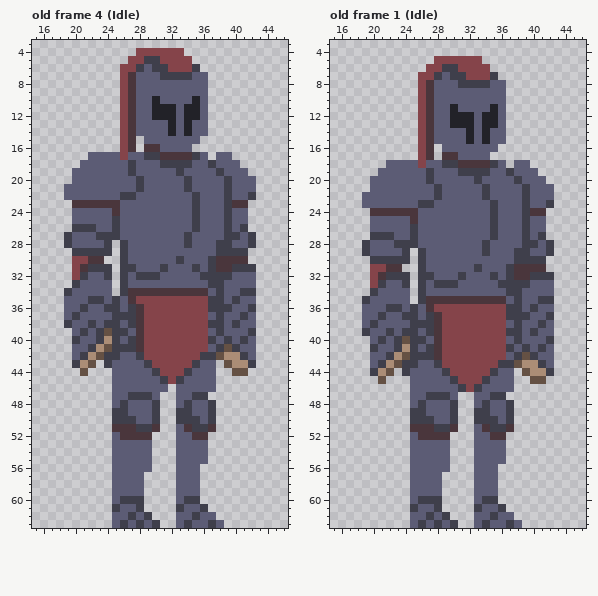
Pixel-art file, stored at Aseprite/MainCharacter.aseprite. That is the earlier state.
64x64 pixels, 29 frames. Shown: old frame 4 (Idle): x 15..46, y 3..63; old frame 1 (Idle): x 15..46, y 3..63. The commit also changed other frames, which this record leaves out.
The result:
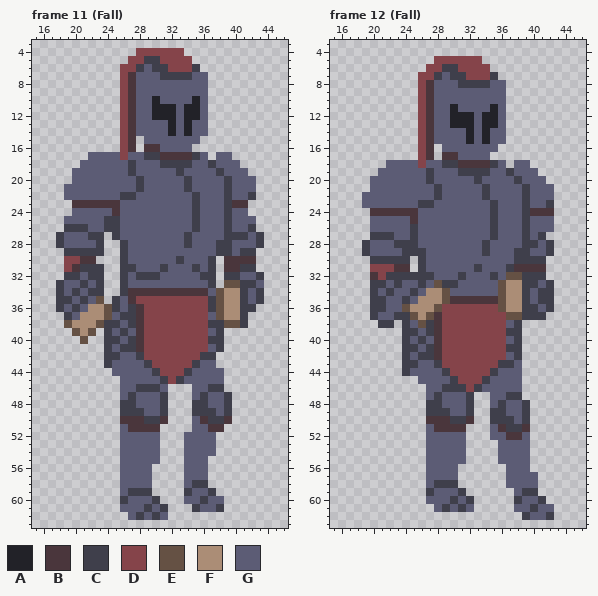
Palette (. is transparent): A #222228  B #4a363c  C #3f3f4b  D #85444a  E #655144  F #ab8d76  G #5c5c75
A new or re-ordered frame is compared with the old frame closest to it.
The commit says: [Cambios a la animacion correr, salto, y caida]
The exact change:
frames 29 -> 30
frames re-ordered
--- frame 11 (Fall) against old frame 4 (Idle)
@@ x 15..46 @@
 24 .....GGGGGBGGGGGGGGGCGGGCGG.....
-25 .....GGGGGCGGGGGGGGGCGGGCGG.....
-26 .....CCCGGCGGGGGGGGGCGGGCGC.....
-27 ....CGGGCCCGGGGGGGGCGGGGCCGC....
-28 ....CGGGGC.CGGGGGGGCGGGCCGGC....
-29 .....CCCCC.CGGGGGGGGGGGCCCC.....
-30 .....DDBB..CGGGGGGCGGGCBBBB.....
-31 .....DBCCC.CCGGGCGGGCGCBBCCC....
-32 .....DCGGC.CGCCCGGGGGCCCCGGG....
-33 .....CGGGG.CGGGGGGGGGGCCGGGG....
-34 ....CGGGGG.CBBBBBBBBBBGCGGCC....
-35 ....GGGCCGCGBDDDDDDDDDCCGCGG....
-36 ....GGCGGCCGCBDDDDDDDDCCCGGC....
-37 ....GCGGGGCCCBDDDDDDDDGCGGCG....
-38 ....CGGCGCCGCBDDDDDDDDCCGCGG....
-39 .....GCGCECCGBDDDDDDDDGCGGGC....
-40 .....CGGCFCGCBDDDDDDDDCGCGCG....
-41 .....GGCFECCCBDDDDDDDDGCECGG....
-42 .....GCFECCGGCDDDDDDDCCEFFCG....
-43 .....CFE.CGGGGCDDDDDCGG.EFFC....
-44 ......E...GGGGGCDDDCGGG..EE.....
-45 ..........GGGGGGCDCGGGG.........
-46 ..........GGGGGGG.GGGGG.........
-47 ..........GGCCCG..GGCC..........
-48 ..........GCGGGC..GCGGC.........
-49 ..........CCGGGC..CCGGC.........
-50 ..........CCCGGC..CCCGC.........
-51 ..........BBBCCB..GBCCB.........
-52 ..........GBBBB...GGBB..........
-53 ..........GGGGG...GGGG..........
-54 ..........GGGGG...GGGG..........
-55 ..........GGGGG...GGGG..........
-56 ..........GGGGG...GGG...........
-57 ..........GGGG....GGG...........
-58 ..........GGGG....GGG...........
-59 ..........GGGG....GGG...........
-60 ..........GCCC....GCC...........
-61 ..........CGGC....CGGC..........
-62 ..........GGCGC...GGCGG.........
-63 ..........GCGCGC..GCGGCG........
+25 ....GGGGGCCGGGGGGGGGCGGGCGGG....
+26 ....CCCGGCCGGGGGGGGGCGGGCGGC....
+27 ...CGGGCC.CGGGGGGGGCGGGGCCCGC...
+28 ...CGGGGC..CGGGGGGGCGGGCCGGGC...
+29 ....CCCCC..CGGGGGGGGGGGCCGCC....
+30 ....DDBB...CGGGGGGCGGGC.BBBB....
+31 ....DBCCC..CCGGGCGGGCGC.BBCC....
+32 ....CCGCC..CGCCCGGGGGCC.CCGGC...
+33 ...CGGCGC..CGGGGGGGGGGC.EECCG...
+34 ...CGCGCC..CBBBBBBBBBBGEFFCGC...
+35 ...CCGCGE.CGBDDDDDDDDDCEFFCGC...
+36 ...CGCGFFECGCBDDDDDDDDCEFFCC....
+37 ....CGFFFEGCCBDDDDDDDDGEFFC.....
+38 ....EFFFECCGCBDDDDDDDDCCEEC.....
+39 .....EFE.CGCGBDDDDDDDDGC........
+40 ......E..CCGCBDDDDDDDDCC........
+41 .........CGCCBDDDDDDDDGC........
+42 .........CCGGCDDDDDDDCC.........
+43 .........CGGGGCDDDDDCGG.........
+44 ..........GGGGGCDDDCGGGG........
+45 ...........GGGGGCDCGGGGG........
+46 ...........GGCCCG...GGCC........
+47 ...........GCGGGC...GCGGC.......
+48 ...........CCGGGC...CCGGC.......
+49 ...........CCCGGC...CCCGC.......
+50 ...........BBBCCB...GBCCB.......
+51 ...........GBBBB....GGBB........
+52 ...........GGGGG...GGGG.........
+53 ...........GGGGG...GGGG.........
+54 ...........GGGGG...GGGG.........
+55 ...........GGGGG...GGG..........
+56 ...........GGGG....GGG..........
+57 ...........GGGG....GGG..........
+58 ...........GGGG....GCC..........
+59 ...........GCCC....CGGC.........
+60 ...........CGGGC...GGCGG........
+61 ...........GGGCGC...CGGC........
+62 ............GCGCG...............
+63 ................................
--- frame 12 (Fall) is new; against old frame 1 (Idle)
@@ x 15..46 @@
 23 ....GGGGGGGCCGGGGGGGCGGGCGGC....
-24 .....BBBBBBGGGGGGGGGCGGGCBB.....
-25 .....GGGGGBGGGGGGGGGCGGGCGG.....
-26 .....GGGGGCGGGGGGGGGCGGGCGG.....
+24 .....BBBBBBGGGGGGGGGCGGGCBBB....
+25 .....GGGGGBGGGGGGGGGCGGGCGGG....
+26 .....GGGGGCGGGGGGGGGCGGGCGGG....
 27 .....CCCGGCGGGGGGGGGCGGGCGC.....
 28 ....CGGGCCCGGGGGGGGCGGGGCCGC....
-29 ....CGGGGC.CGGGGGGGCGGGCCGGC....
+29 ....CGGGGCCCGGGGGGGCGGGCCGGC....
 30 .....CCCCC.CGGGGGGGGGGGCCCC.....
-31 .....DDBB..CGGGGGGCGGGCBBBB.....
-32 .....DBCCC.CCGGGCGGGCGCBBCCC....
-33 .....DCGGC.CGCCCGGGGGCCCCGGG....
-34 .....CGGGG.CGGGGGGGGGGCCGGGG....
-35 ....CGGGGG.CBBBBBBBBBBGCGGCC....
-36 ....GGGCCGCGBDDDDDDDDDCCGCGG....
-37 ....GGCGGCCGCBDDDDDDDDCCCGGC....
-38 ....GCGGGGCCCBDDDDDDDDGCGGCG....
-39 ....CGGCGCCGCBDDDDDDDDCCGCGG....
-40 .....GCGCECCGBDDDDDDDDGCGGGC....
-41 .....CGGCFCGCBDDDDDDDDCGCGCG....
-42 .....GGCFECCCBDDDDDDDDGCECGG....
-43 .....GCFECCGGCDDDDDDDCCEFFCG....
-44 .....CFE.CGGGGCDDDDDCGG.EFFC....
-45 ......E...GGGGGCDDDCGGG..EE.....
-46 ..........GGGGGGCDCGGGG.........
-47 ..........GGCCCG..GGCC..........
-48 ..........GCGGGC..GCGGC.........
-49 ..........CCGGGC..CCGGC.........
-50 ..........CCCGGC..CCCGC.........
-51 ..........BBBCCB..GBCCB.........
-52 ..........GBBBB...GGBB..........
-53 ..........GGGGG...GGGG..........
-54 ..........GGGGG...GGGG..........
-55 ..........GGGGG...GGGG..........
-56 ..........GGGGG...GGG...........
-57 ..........GGGG....GGG...........
-58 ..........GGGG....GGG...........
-59 ..........GGGG....GGG...........
-60 ..........GCCC....GCC...........
-61 ..........CGGC....CGGC..........
-62 ..........GGCGC...GGCGG.........
-63 ..........GCGCGC..GCGGCG........
+31 .....DDDBB.CGGGGGGCGGGCBBBB.....
+32 .....BDCCCCCCGGGCGGGCGEECCC.....
+33 .....CCGCGGCGECCGGGGGEFFCCGC....
+34 .....CGCGGCGFFEGGGGGGEFFCGCC....
+35 .....CCGGCGFFFEBBBBBBEFFCGCC....
+36 .....CCGGEFFFEDDDDDDDEFFCCGC....
+37 .....CGGCCEFEBDDDDDDDDEECCC.....
+38 ......CC.CGECBDDDDDDDDGC........
+39 .........CCGCBDDDDDDDDCC........
+40 .........CGCGBDDDDDDDDGC........
+41 .........CCGCBDDDDDDDDCC........
+42 .........CGCCBDDDDDDDDGC........
+43 .........CCGGCDDDDDDDCCG........
+44 .........CGGGGCDDDDDCGGG........
+45 ...........GGGGCDDDCGGGG........
+46 ............GGCCCDCGGGGG........
+47 ............GCGGGC..GGCC........
+48 ............CCGGGC..GCGGC.......
+49 ............CCCGGC..CCGGC.......
+50 ............BBBCCB..CCCGC.......
+51 ............GBBBB...GBCCB.......
+52 ............GGGGG...GGBBG.......
+53 ............GGGGG....GGGG.......
+54 ............GGGGG....GGGG.......
+55 ............GGGGG....GGGG.......
+56 ............GGGG......GGG.......
+57 ............GGGG......GGGG......
+58 ............GCCC......GGGG......
+59 ............CGGGC......GCC......
+60 ............GGGCGC.....CGGC.....
+61 .............GCGCG.....GGCGG....
+62 ........................CGGC....
+63 ................................
